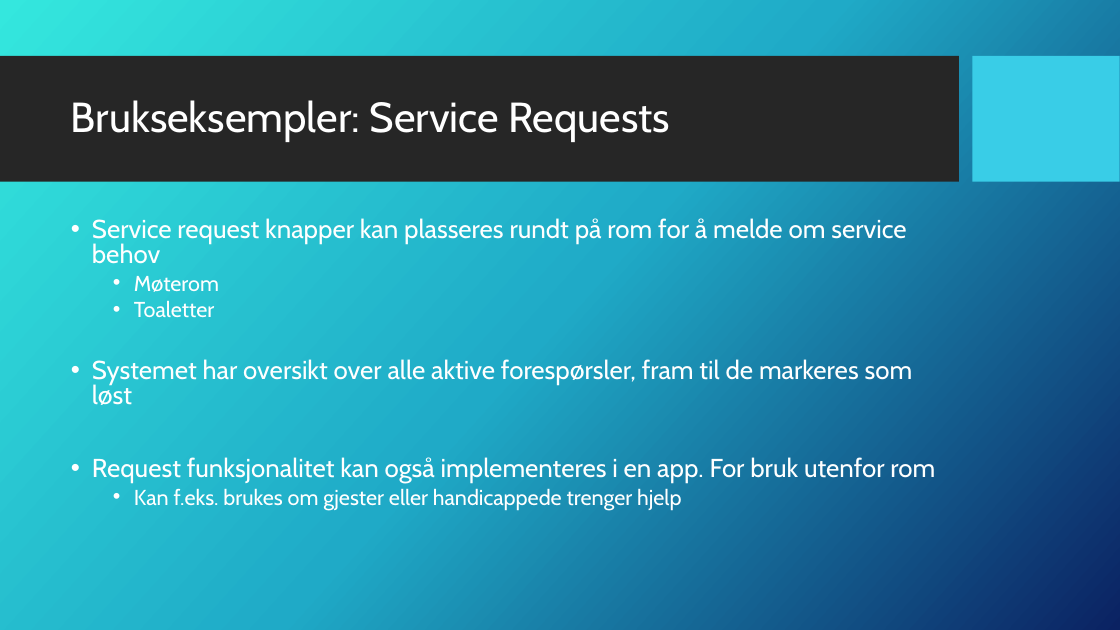
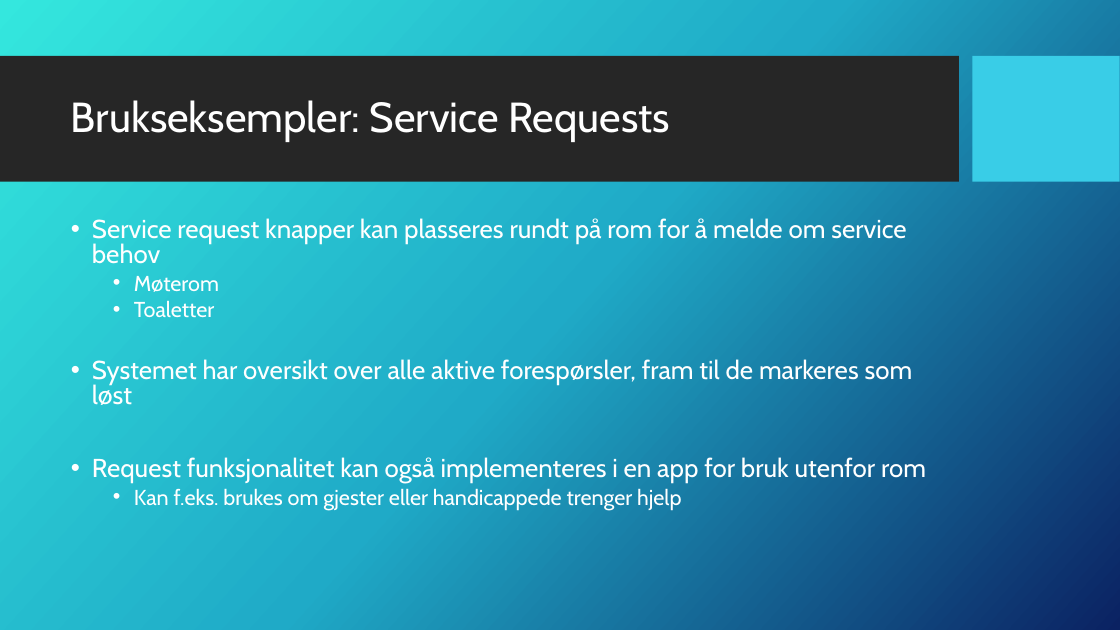
Before and after one commit to PrefeX/Hackathon210318, a slide deck: slide 5 of Presentasjon.pptx. Drawn at 1120x630 pixels with LibreOffice and Linux fonts; fonts in the diff are those of the drawing; background and template pictures are left out. Boxes give left, top, right and bottom in pixels: in the first picture for what was removed or moved away, otherwise in the second. Text is boxed around its words. In the diff, an @@ line names an element or a change of style, - is before the commit and + after.

```diff
--- a/Presentasjon.pptx
+++ b/Presentasjon.pptx
@@ text at [92,457,926,483]: text changed @@
-• Request funksjonalitet kan også implementeres i en app. For bruk utenfor rom
+• Request funksjonalitet kan også implementeres i en app for bruk utenfor rom
```
Also in this commit, not shown: 1 slide added, 1 other file.
